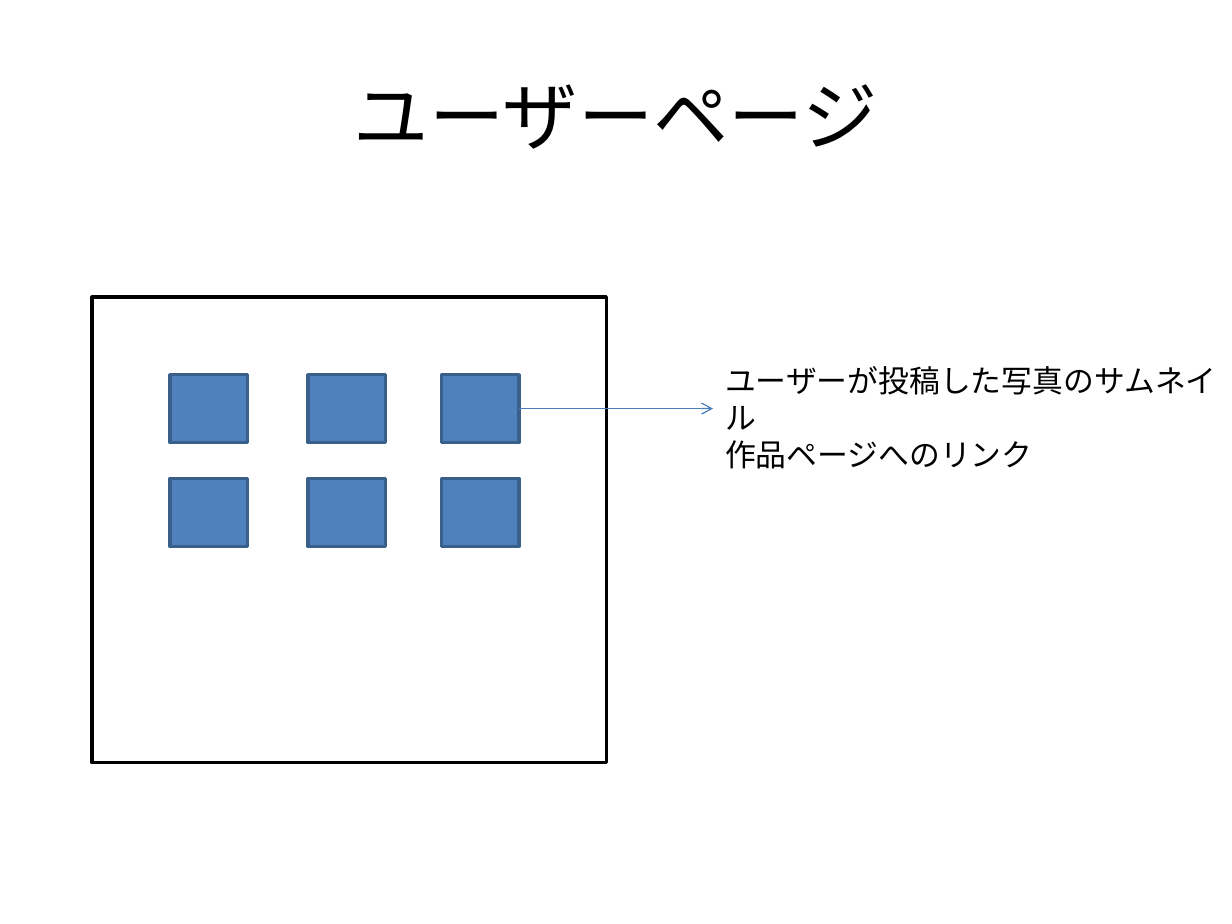
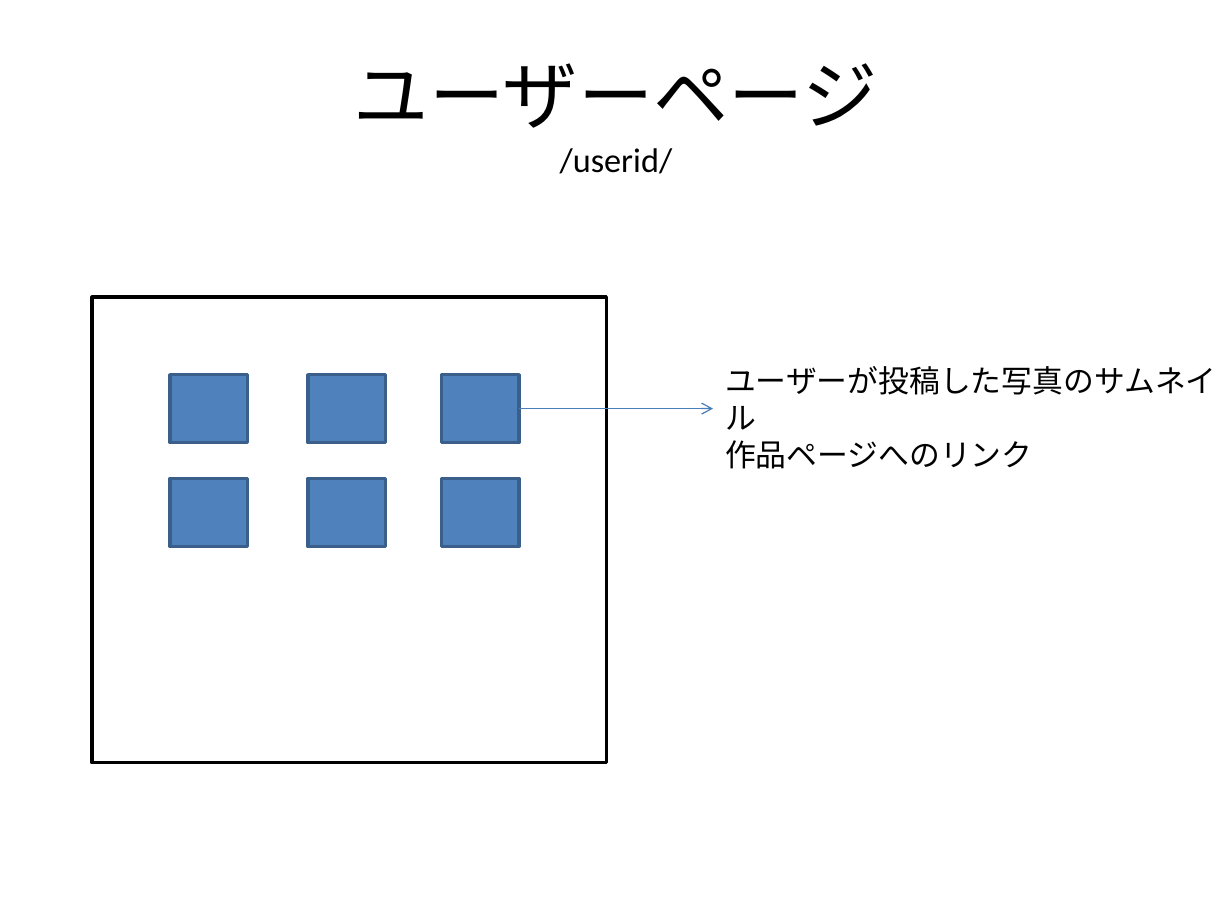
Before and after one commit to yamamo07/Practice, a slide deck: slide 6 of doc/senizu.pptx (slide 7 before the commit). Drawn at 1232x924 pixels with LibreOffice and Linux fonts; fonts in the diff are those of the drawing. Boxes give left, top, right and bottom in pixels: in the first picture for what was removed or moved away, otherwise in the second. Text is boxed around its words. In the diff, an @@ line names an element or a change of style, - is before the commit and + after.

```diff
--- a/doc/senizu.pptx
+++ b/doc/senizu.pptx
@@ title at bbox=[354, 63, 878, 174]: text changed; size 44 to 20 pt @@
-ユーザーページ
+ユーザーページ
+/userid/
```
Also in this commit, not shown: 4 other slides changed, 1 slide removed.
